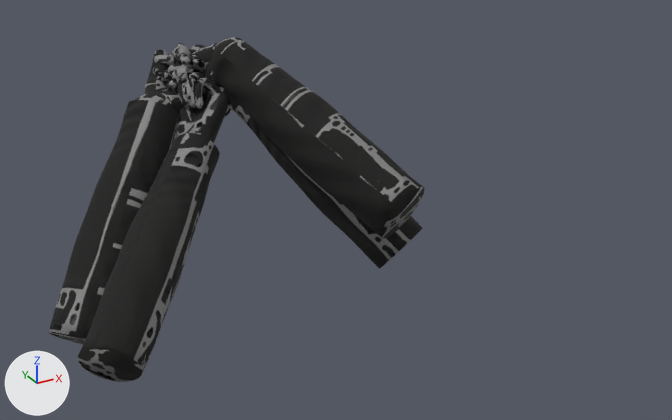
An edit to the glTF model assets/models/hands_low.glb, drawn before and after from the same camera.
Camera for both pictures: a 50 mm camera at (-0.476, -1.34, 0.392) aimed at (0.035, -0.412, -0.072). The axes (+X, +Y, +Z) are drawn at lower left. The lights are the same throughout. The older version comes first. Where no turn or scale is listed for an object, it has been applied to the vertices. Vertices at exactly the same position are counted once.

Names of what the first picture shows: 'arm_axe_r', 'arm_axe_r_lod1', 'arm_grip_r', 'arm_grip_r_lod1', 'arm_load_l', 'arm_load_l_lod1', 'arm_support_l', 'arm_support_l_lod1'.
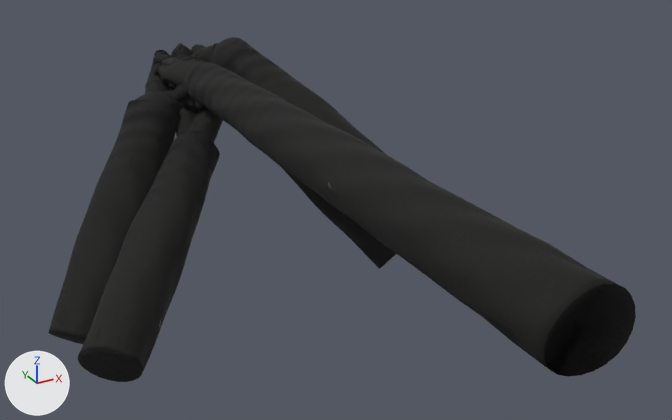
Diff of the bpy script that builds the scene:
```diff
--- a/assets/models/hands_low.glb.py
+++ b/assets/models/hands_low.glb.py
@@ me_arm_axe_r @@
 me_arm_axe_r.from_pydata(...)  # 2902 vertices, 5811 faces; spans x -0.125..0.125, y -0.219..0.219, z -0.12..0.12
 # used by ob_arm_axe_r; location = (0.088, -0.153, -0.052)
+# me_arm_axe_r part 1: texture (UV) coordinates of 5799 of 5811 faces, centred in x -0.125..0.124, y -0.217..0.218, z -0.119..0.12, changed; they spanned u 0.0..1.0, v 0.0..1.0 and now span u 0.0..1.0, v 0.0..0.99
 me_arm_axe_r.materials.append(mat_hands)
@@ me_arm_axe_r_lod1 @@
 me_arm_axe_r_lod1.from_pydata(...)  # 1449 vertices, 2905 faces; spans x -0.125..0.125, y -0.219..0.219, z -0.12..0.12
 # used by ob_arm_axe_r_lod1; location = (0.087, -0.153, -0.052)
+# me_arm_axe_r_lod1 part 2: texture (UV) coordinates of 2902 of 2905 faces, centred in x -0.125..0.121, y -0.211..0.218, z -0.119..0.12, changed; they spanned u 0.0..1.0, v 0.0..1.0 and now span u 0.0..1.0, v 0.0..0.99
 me_arm_axe_r_lod1.materials.append(mat_hands)
@@ me_arm_load_l @@
 me_arm_load_l.from_pydata(...)  # 2904 vertices, 5812 faces; spans x -0.161..0.161, y -0.205..0.205, z -0.154..0.154
 # used by ob_arm_load_l; location = (-0.119, -0.17, -0.136)
+# me_arm_load_l part 3: 5777 kept faces spanning x -0.161..0.161, y -0.205..0.205, z -0.154..0.154 get new texture (UV) coordinates
 me_arm_load_l.materials.append(mat_hands)
@@ me_arm_load_l_lod1 @@
 me_arm_load_l_lod1.from_pydata(...)  # 1451 vertices, 2906 faces; spans x -0.161..0.161, y -0.205..0.205, z -0.154..0.154
 # used by ob_arm_load_l_lod1; location = (-0.119, -0.17, -0.136)
+# me_arm_load_l_lod1 part 4: texture (UV) coordinates of 2906 of 2906 faces, centred in x -0.154..0.16, y -0.204..0.204, z -0.15..0.154, changed; they spanned u 0.0..1.0, v 0.0..1.0 and now span u 0.01..1.0, v 0.0..0.99
 me_arm_load_l_lod1.materials.append(mat_hands)
@@ me_arm_support_l @@
 me_arm_support_l.from_pydata(...)  # 2894 vertices, 5812 faces; spans x -0.163..0.163, y -0.142..0.142, z -0.187..0.187
 # used by ob_arm_support_l; location = (-0.124, -0.084, -0.139)
+# me_arm_support_l part 5: texture (UV) coordinates of 5812 of 5812 faces, centred in x -0.161..0.163, y -0.141..0.141, z -0.185..0.187, changed; they spanned u 0.0..1.0, v 0.0..1.0 and now span u 0.0..1.0, v 0.0..0.99
 me_arm_support_l.materials.append(mat_hands)
@@ me_arm_support_l_lod1 @@
 me_arm_support_l_lod1.from_pydata(...)  # 1441 vertices, 2906 faces; spans x -0.163..0.163, y -0.142..0.142, z -0.187..0.187
 # used by ob_arm_support_l_lod1; location = (-0.124, -0.084, -0.139)
+# me_arm_support_l_lod1 part 6: texture (UV) coordinates of 2906 of 2906 faces, centred in x -0.159..0.163, y -0.134..0.14, z -0.179..0.187, changed; they spanned u 0.0..1.0, v 0.0..1.0 and now span u 0.01..1.0, v 0.0..0.99
 me_arm_support_l_lod1.materials.append(mat_hands)
@@ me_arm_fist_r_lod1 @@
+me_arm_fist_r_lod1.from_pydata(...)  # 1444 vertices, 2904 faces; spans x -0.05..0.05, y -0.458..0.458, z -0.055..0.055
+me_arm_fist_r_lod1.materials.append(mat_hands)
@@ me_arm_fist_r @@
+me_arm_fist_r.from_pydata(...)  # 2898 vertices, 5811 faces; spans x -0.05..0.05, y -0.458..0.458, z -0.055..0.055
+me_arm_fist_r.materials.append(mat_hands)
@@ ob_arm_fist_r_lod1 @@
+ob_arm_fist_r_lod1 = bpy.data.objects.new('arm_fist_r_lod1', me_arm_fist_r_lod1)
+ob_arm_fist_r_lod1.location = (-0.003, -0.429, -0.001)
@@ ob_arm_fist_r @@
+ob_arm_fist_r = bpy.data.objects.new('arm_fist_r', me_arm_fist_r)
+ob_arm_fist_r.location = (-0.003, -0.429, -0.001)
```

Boxes (x1, y1, x2, y2) around the edits, measured in the pictures (672 x 420 px):
'arm_fist_r', added: after (159, 57, 636, 376)
'arm_fist_r_lod1', added: after (158, 57, 636, 377)
part 1 of me_arm_axe_r, surface changed: before (167, 37, 424, 238); after (192, 37, 387, 155)
part 2 of me_arm_axe_r_lod1, surface changed: before (167, 37, 422, 239); after (193, 37, 379, 148)
part 3 of me_arm_load_l, surface changed: before (78, 72, 232, 382); after (78, 99, 223, 382)
part 4 of me_arm_load_l_lod1, surface changed: before (79, 72, 233, 381); after (79, 98, 222, 381)
part 5 of me_arm_support_l, surface changed: (48, 44, 201, 341) in both
part 6 of me_arm_support_l_lod1, surface changed: before (50, 43, 206, 344); after (50, 43, 199, 344)
